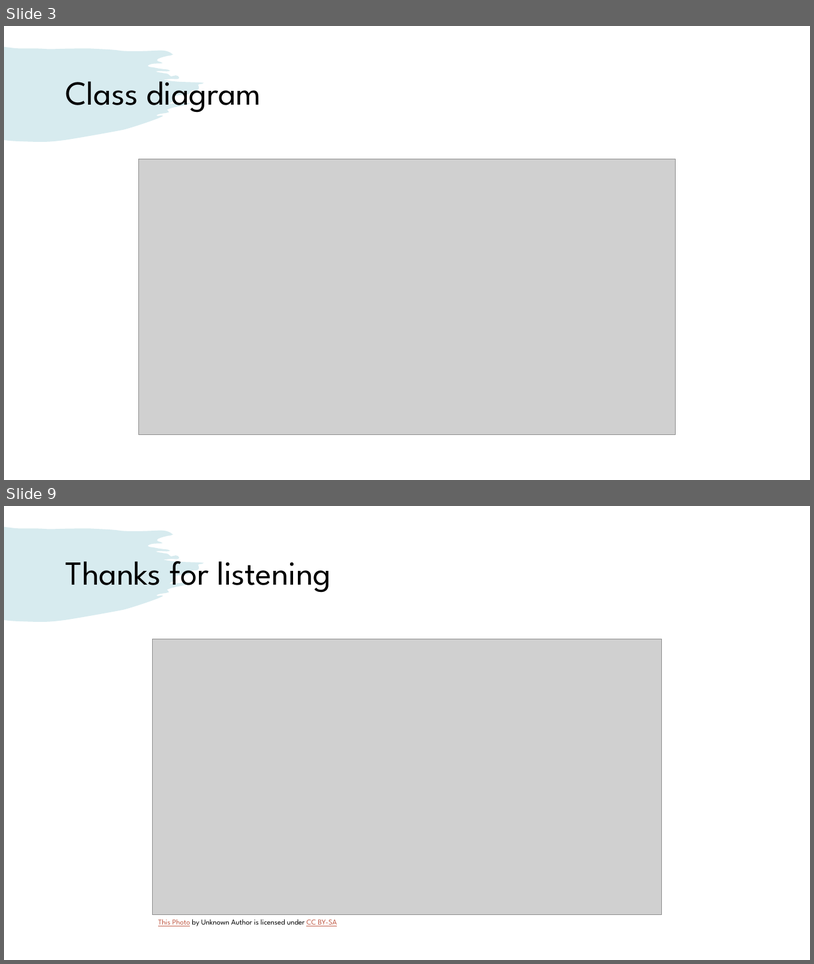
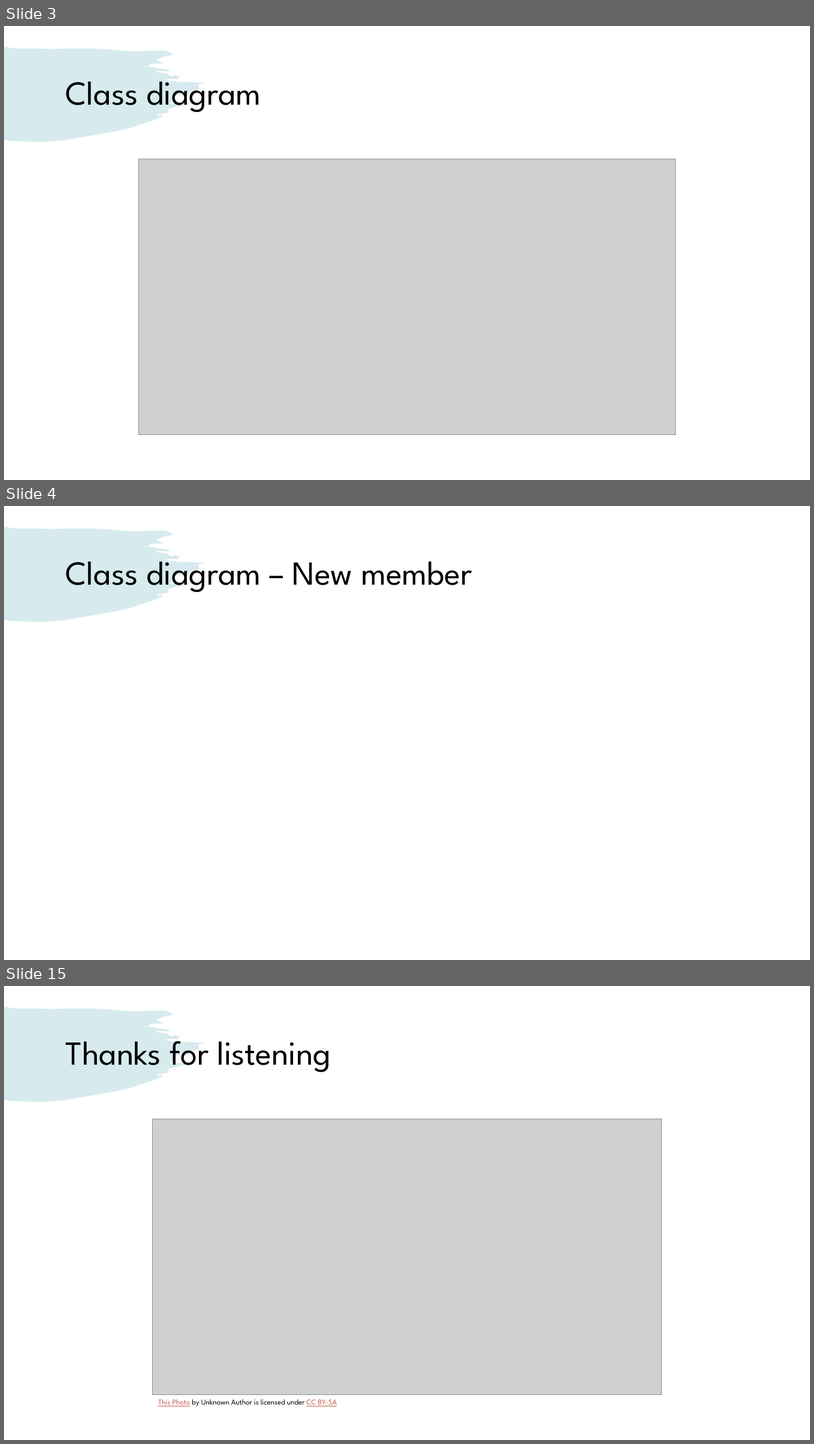
Before and after one commit to venturousman/miu-mpp-library, a slide deck: documents/Group 7 Library Application Presentation.pptx. Shown one above the other, each under a label of ours: slides 3 and 9 before the commit, slides 3, 4 and 15 after it; the slides between them are not shown. The pictures are 814x964 and 814x1444 pixels, drawn with LibreOffice and Linux fonts; fonts in the diff are those of the drawing; grey boxes stand for pictures. Boxes give left, top, right and bottom in pixels: in the first picture for what was removed or moved away, otherwise in the second. Text is boxed around its words. In the diff, an @@ line names an element or a change of style, - is before the commit and + after.

Commit message:
add diagrams

```diff
--- a/documents/Group 7 Library Application Presentation.pptx
+++ b/documents/Group 7 Library Application Presentation.pptx
@@ slide 4 added at [4, 506, 810, 960], background #FFFFFF; not listed: 1 template element that a slide beside it also shows @@
@@ title added at [65, 561, 472, 592], 40 pt, text #000000 @@
+Class diagram – New member
@@ what was slide 9 is now slide 15 @@
```
Also in this commit, not shown: 6 slides changed, 5 other slides added, 5 other files.
